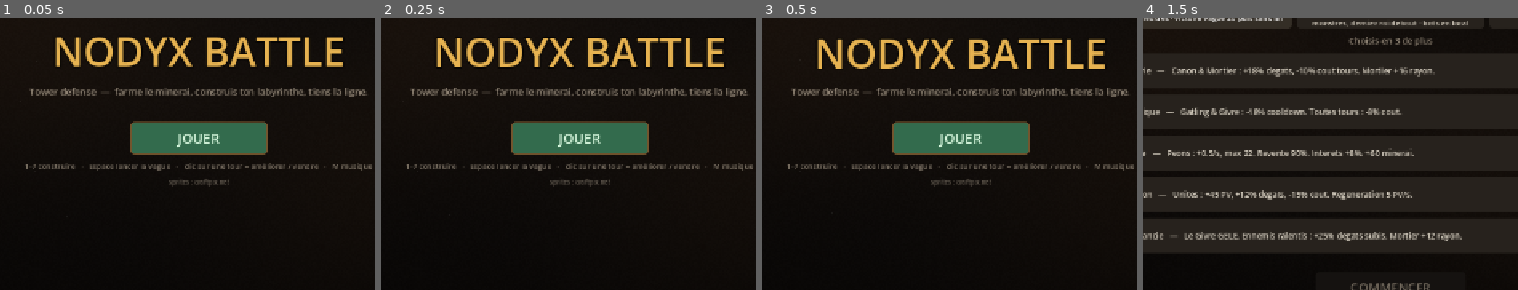
Above: before the commit, frames 1-4 (left to right).
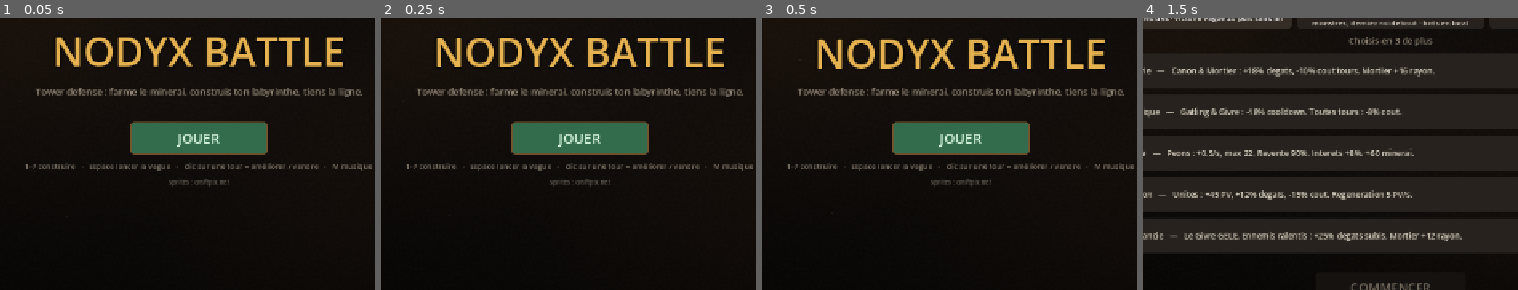
Above: after the commit, the same moments.

Repository: Pokled/nodyx-battle
Game: Godot game, scene res://scenes/title.tscn
The game is run twice, just before and just after one commit, with the same random seed, the same clock (stepped at 60 frames per second) and the same inputs.
Inputs:
- Up to frame 1 (0.05 s): no input
- Up to frame 2 (0.25 s): no input
- Up to frame 3 (0.5 s): no input
- Up to frame 4 (1.5 s): click "JOUER" at 0.5 s; click "CAMPAGNE SOLO vagues neutres …" at 1.25 s
The pictures show only the part of the screen within x 27-77%, y 41-91%; the shares and areas given below are measured in that part.

The runs differ from the first frame. In frame 1, 1.4% of the frame differs, in the area x 7-98%, y 25-30%; in frame 2, 1.4%; in frame 3, 1.4%; in frame 4, nothing differs.

Commit message:
feat: jouable comme activite Nodyx dans un canal vocal
Le jeu tourne dans un canal vocal Nodyx, en overlay. La surface d'extension
passe de 'widget' (lanceur) a 'activity'. Le manifeste declare un bundle
applicatif (app: url + sha256) : l'instance le telecharge une fois a
l'installation, verifie l'empreinte, et sert le jeu elle-meme sous
/api/v1/extensions/kings-race/<ver>/app/ . Aucune dependance runtime a un
serveur tiers.

- widget/nodyx-battle/nodyx-activity.js : pont hote / jeu (poignee de main
  MessageChannel + window.NodyxBattle + mini-protocole de lobby)
- export_presets.cfg : head_include charge le pont avant index.js ;
  ensure_cross_origin_isolation_headers desactive (embed iframe propre)
- title.gd : detecte window.NodyxBattle, attend __ready, saute au lobby
- lobby.gd / net_nodyx.gd : host = membre au plus petit seatIndex
- tools/build_web.sh : cross-plateforme + produit dist/kings-race-app-<ver>.zip
  et injecte sha256/bytes dans le manifeste
- tools/mock-parent.html : banc d'essai local (2 iframes contre un faux hote)
- tools/test-activity-bridge.mjs : le protocole du pont, 20 assertions
- retrait du lanceur widget (ui/widget.js, NODYX_PATCH.md)

Diff:
--- a/scripts/lobby.gd
+++ b/scripts/lobby.gd
@@ -32,7 +32,7 @@
 	add_child(col)
 
 	var title := Label.new()
-	title.text = "SALON  —  COURSE AUX ROIS"
+	title.text = "SALON : COURSE AUX ROIS"
 	title.horizontal_alignment = HORIZONTAL_ALIGNMENT_CENTER
 	title.add_theme_font_size_override("font_size", 30)
 	title.add_theme_color_override("font_color", Palette.KING)
@@ -94,7 +94,7 @@
 	var n := Net.players.size()
 	var rm := Net.room()
 	if rm != "" and rm != "PUBLIC":
-		_hint.text = "SALON  %s   ·   %d joueur%s   —   partage le code à ton ami" % [rm, n, "s" if n > 1 else ""]
+		_hint.text = "SALON  %s   ·   %d joueur%s   ·   partage le code à ton ami" % [rm, n, "s" if n > 1 else ""]
 	else:
 		_hint.text = "%d joueur%s dans le salon" % [n, "s" if n > 1 else ""]
 	for p in Net.players:
@@ -120,7 +120,9 @@
 		rl.add_theme_color_override("font_color", Palette.ACCENT_GREEN_LIT if p.get("ready", false) else Palette.TEXT_MUTE)
 		hb.add_child(rl)
 		_list.add_child(h)
-	_start_btn.visible = true
+	# Seul le host (siege 0 en activite Nodyx, plus ancien pair en WS, le joueur
+	# local en solo) voit le bouton de lancement.
+	_start_btn.visible = Net.is_host()
 	_start_btn.disabled = n < 2
 
 
--- a/scripts/net/net_nodyx.gd
+++ b/scripts/net/net_nodyx.gd
@@ -1,11 +1,12 @@
 class_name NetNodyx
 extends NetBackend
-## Backend `nodyx` : le jeu tourne comme WIDGET dans un salon vocal Nodyx.  Les
-## membres du salon SONT le roster ; la voix reste 100 % Nodyx (mesh WebRTC P2P) ;
-## le meme mesh P2P transporte nos messages/snapshots (repli Socket.IO room).
+## Backend `nodyx` : le jeu tourne comme ACTIVITE dans un salon vocal Nodyx.  Les
+## membres du salon SONT le roster ; la voix reste 100 % Nodyx ; l'hote de la page
+## relaie nos messages/snapshots dans la room `voice:<channelId>` via le socket
+## deja authentifie de l'utilisateur (l'activite n'a ni socket ni token propre).
 ##
-## Contrat cote page (implemente par `widget/nodyx-battle/nodyx-battle.js`, injecte
-## dans l'iframe du jeu) :
+## Contrat cote page (implemente par `widget/nodyx-battle/nodyx-activity.js`,
+## charge dans le <head> de l'export web AVANT index.js) :
 ##   window.NodyxBattle = {
 ##     me()            -> {id, name, avatar}
 ##     isHost()        -> bool
@@ -78,6 +79,9 @@
 
 func _on_lobby(args: Array) -> void:
 	var v = JSON.parse_string(String(args[0])) if args.size() > 0 else []
+	# Le host (siege 0) peut changer si quelqu'un quitte le salon : on le
+	# reevalue a chaque mise a jour du roster.
+	if _js: is_host = bool(_js.isHost())
 	lobby_changed.emit(v if v is Array else [])
 
 
--- a/scripts/title.gd
+++ b/scripts/title.gd
@@ -9,6 +9,17 @@
 
 
 func _ready() -> void:
+	# activite Nodyx : le jeu est embarque dans un salon vocal. Le pont
+	# nodyx-activity.js est deja defini a ce stade ; on attend juste que la
+	# poignee de main hote ait livre le roster (window.NodyxBattle.__ready),
+	# puis on saute directement dans le salon avec le backend "nodyx".
+	if OS.has_feature("web"):
+		var w = JavaScriptBridge.get_interface("window")
+		if w != null and w.NodyxBattle:
+			if await _enter_nodyx_activity():
+				return
+			# l'hote n'a jamais repondu : on retombe sur l'ecran-titre normal.
+
 	# lien de partie directe : ?room=CODE (+ ?host=) -> on saute dans le salon
 	if Net.cmdline_opt("room") != "" or Net.cmdline_opt("code") != "":
 		GameState.mode = GameState.Mode.DUEL
@@ -67,7 +78,7 @@
 	box.add_child(_title)
 
 	var sub := Label.new()
-	sub.text = "Tower defense  —  farme le minerai, construis ton labyrinthe, tiens la ligne."
+	sub.text = "Tower defense : farme le minerai, construis ton labyrinthe, tiens la ligne."
 	sub.horizontal_alignment = HORIZONTAL_ALIGNMENT_CENTER
 	sub.add_theme_font_size_override("font_size", 15)
 	sub.add_theme_color_override("font_color", Palette.TEXT_DIM)
@@ -111,6 +122,24 @@
 	box.add_child(credit)
 
 
+## Attend la fin de la poignee de main hote (max ~8 s), puis bascule dans le
+## salon avec le backend "nodyx". Renvoie false si l'hote n'a jamais repondu.
+func _enter_nodyx_activity() -> bool:
+	var waited := 0.0
+	while waited < 8.0 and not bool(JavaScriptBridge.eval(
+			"!!(window.NodyxBattle && window.NodyxBattle.__ready)", true)):
+		await get_tree().create_timer(0.1).timeout
+		waited += 0.1
+	if not bool(JavaScriptBridge.eval("!!(window.NodyxBattle && window.NodyxBattle.__ready)", true)):
+		return false
+	GameState.mode = GameState.Mode.DUEL
+	Meta.reset()
+	Net.configure("nodyx")
+	Net.open({})
+	get_tree().change_scene_to_file.call_deferred("res://scenes/lobby.tscn")
+	return true
+
+
 func _process(delta: float) -> void:
 	_t += delta
 	_title.position.y = sin(_t * 1.5) * 4.0
--- a/widget/nodyx-battle/i18n/en.json
+++ b/widget/nodyx-battle/i18n/en.json
@@ -1,22 +1,4 @@
 {
   "label": "King's Race",
-  "description": "Tower-defense free-for-all: hold your own fortress, send monsters at whoever you want, last king standing wins. Create a room and share the code, or join a friend's.",
-  "field.game_url": "Game URL",
-  "field.game_url.hint": "Where the game is served, for example https://xxxx.example.com",
-  "field.relay": "Relay host",
-  "field.relay.hint": "host:port or domain of the WebSocket relay, for example yyyy.example.com",
-  "heading": "King's Race",
-  "blurb": "Each player defends their fortress. Send monsters, race to break the enemy king.",
-  "create": "Create a room",
-  "join": "Join",
-  "code_placeholder": "code",
-  "not_configured": "Not configured yet: set the Game URL and Relay host in the builder.",
-  "as": "Playing as {{name}}",
-  "room_is": "Room",
-  "step_open": "Open this link in a new tab to play — send the room code to your opponent.",
-  "copy": "Copy link",
-  "copied": "Copied",
-  "copy_manual": "Press Ctrl+C",
-  "open_here": "Open the game ↗",
-  "back": "Back"
+  "description": "Tower-defense free-for-all played inside a Nodyx voice channel: hold your own fortress, send monsters at whoever you want, last king standing wins."
 }
--- a/widget/nodyx-battle/i18n/fr.json
+++ b/widget/nodyx-battle/i18n/fr.json
@@ -1,22 +1,4 @@
 {
   "label": "Course aux Rois",
-  "description": "Tower-defense en chacun-pour-soi : tiens ta forteresse, envoie des monstres sur qui tu veux, dernier roi debout. Crée un salon et partage le code, ou rejoins celui d'un ami.",
-  "field.game_url": "URL du jeu",
-  "field.game_url.hint": "Où le jeu est servi, par exemple https://xxxx.exemple.com",
-  "field.relay": "Relais",
-  "field.relay.hint": "host:port ou domaine du relais WebSocket, par exemple yyyy.exemple.com",
-  "heading": "Course aux Rois",
-  "blurb": "Chacun défend sa forteresse. Envoie des monstres, cours briser le roi adverse.",
-  "create": "Créer un salon",
-  "join": "Rejoindre",
-  "code_placeholder": "code",
-  "not_configured": "Pas encore configuré : renseigne l'URL du jeu et le relais dans le builder.",
-  "as": "Tu joues en tant que {{name}}",
-  "room_is": "Salon",
-  "step_open": "Ouvre ce lien dans un nouvel onglet pour jouer — donne le code du salon à ton adversaire.",
-  "copy": "Copier le lien",
-  "copied": "Copié",
-  "copy_manual": "Fais Ctrl+C",
-  "open_here": "Ouvrir le jeu ↗",
-  "back": "Retour"
+  "description": "Tower-defense en chacun-pour-soi, jouable dans un canal vocal Nodyx : tiens ta forteresse, envoie des monstres sur qui tu veux, dernier roi debout."
 }
Not shown, changed: export_presets.cfg
Not shown, added: widget/nodyx-battle/icon.svg.import
Not shown, changed: widget/nodyx-battle/manifest.json
Not shown, added: docs/nodyx-activity.md
Not shown, changed: tools/build_web.sh
Not shown, added: tools/mock-parent.html
Not shown, changed: tools/pack_widget.sh
Not shown, added: tools/test-activity-bridge.mjs
Not shown, removed: widget/nodyx-battle/NODYX_PATCH.md
Not shown, added: widget/nodyx-battle/nodyx-activity.js
Not shown, removed: widget/nodyx-battle/ui/widget.js
